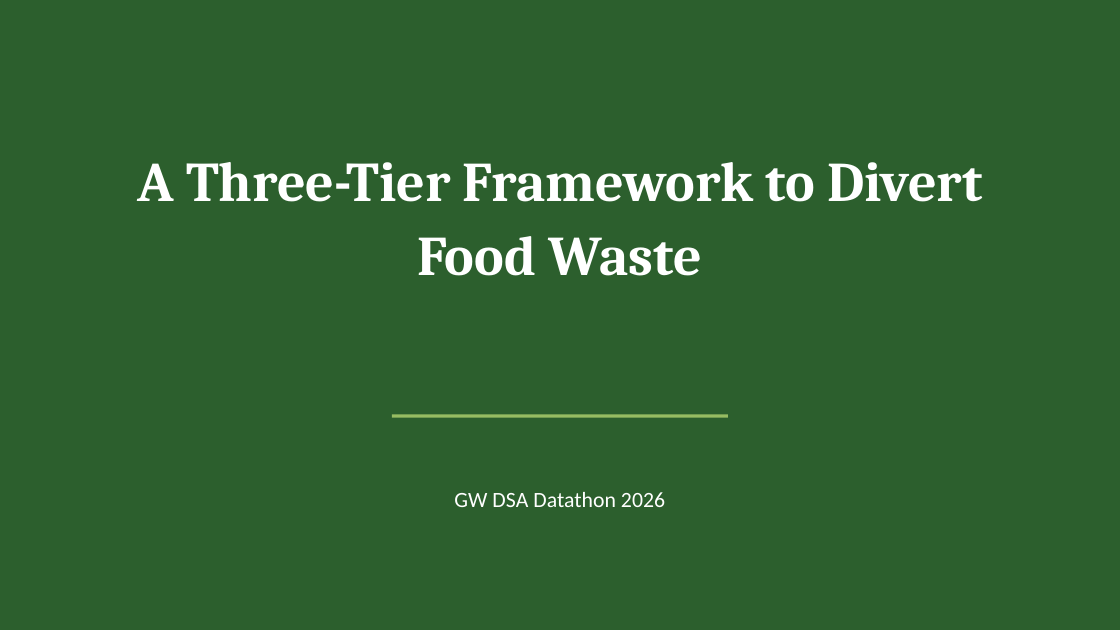
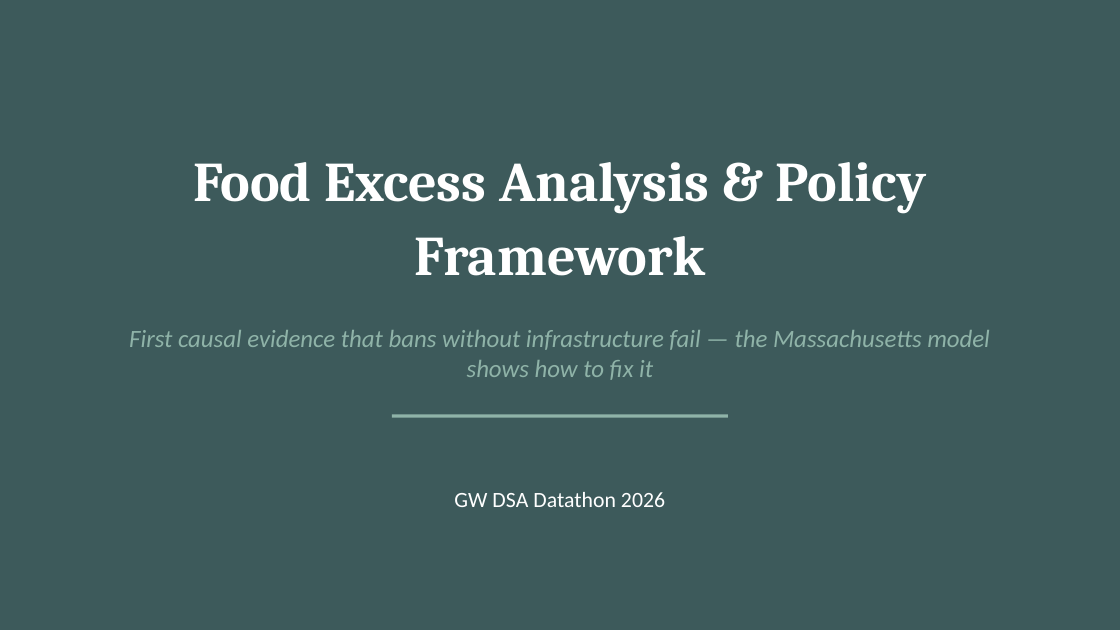
Before and after one commit to Asbetos/Datathon-Spring-2026, a slide deck: slide 1 of outputs/final/presentation.pptx. Drawn at 1120x630 pixels with LibreOffice and Linux fonts; fonts in the diff are those of the drawing. Boxes give left, top, right and bottom in pixels: in the first picture for what was removed or moved away, otherwise in the second. Text is boxed around its words. In the diff, an @@ line names an element or a change of style, - is before the commit and + after.

Commit message:
Polish: softer colors, supplementary data, per-capita analysis

```diff
--- a/outputs/final/presentation.pptx
+++ b/outputs/final/presentation.pptx
@@ background #2C5F2D to #3D5A5B @@
@@ text at (193,162,927,276): text changed @@
-A Three-Tier Framework to Divert Food Waste
+Food Excess Analysis & Policy Framework
@@ text added at (129,330,990,380), 16 pt, text #8FB3A8, italic @@
+First causal evidence that bans without infrastructure fail — the Massachusetts model shows how to fix it
@@ rectangle at (392,414,728,418): fill #97BC62 to #8FB3A8 @@
```
Also in this commit, not shown: 16 other slides changed, 35 other files.
